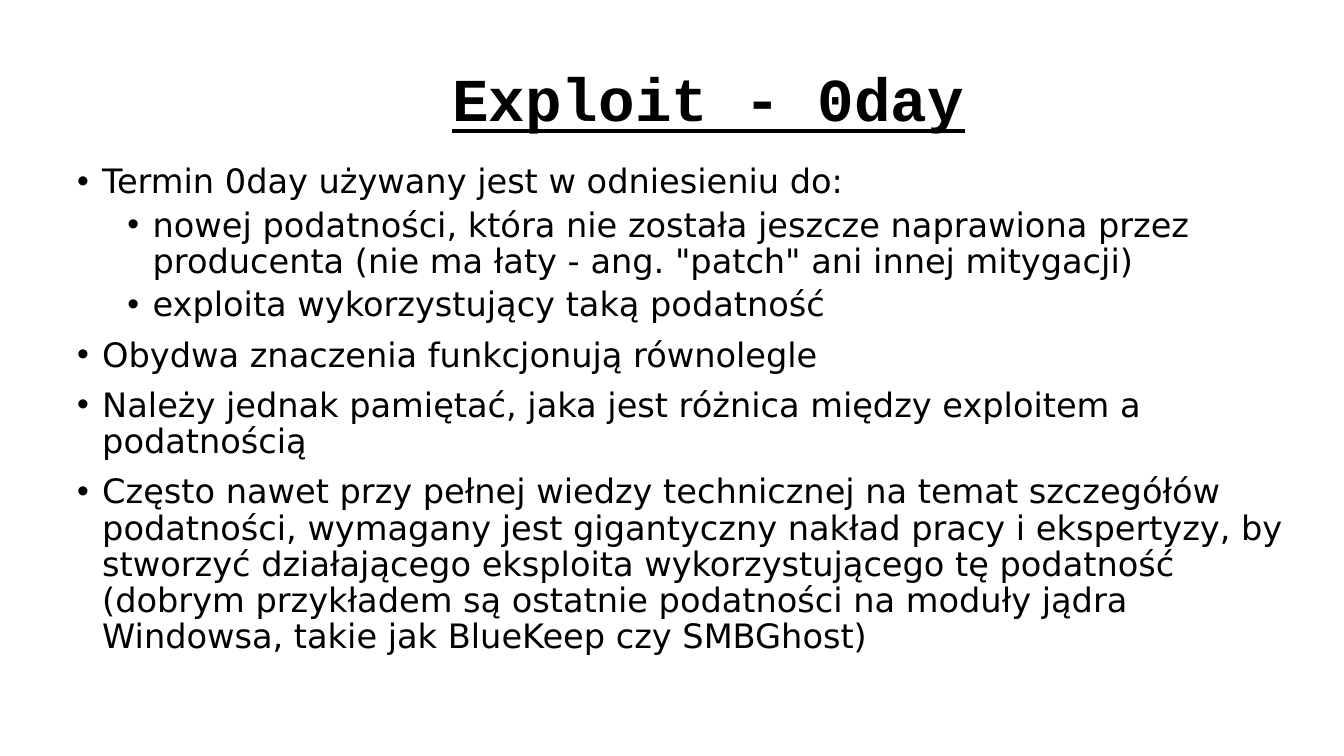
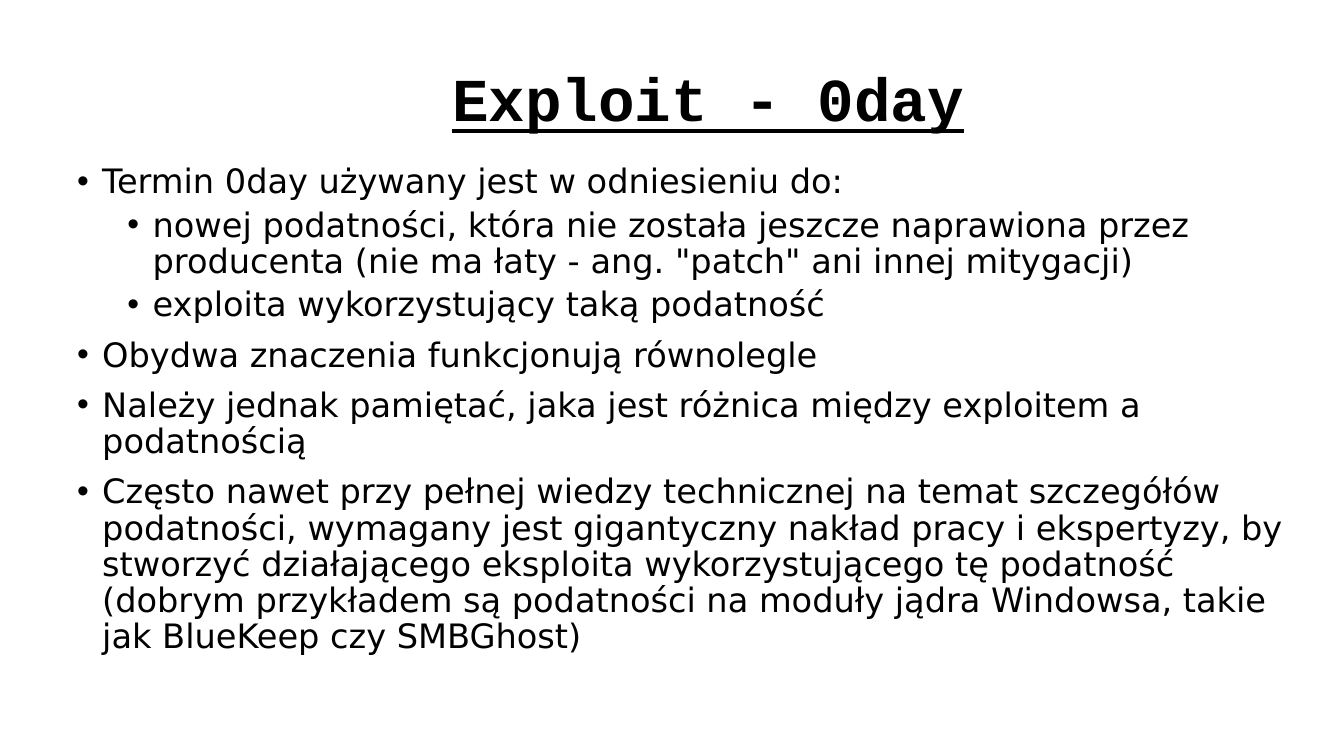
Before and after one commit to ewilded/DFIR, a slide deck: slide 75 of 2_Wprowadzenie_do_bezpieczenstwa_IT.pptx (slide 74 before the commit). Drawn at 1344x756 pixels with LibreOffice and Linux fonts; fonts in the diff are those of the drawing. Boxes give left, top, right and bottom in pixels: in the first picture for what was removed or moved away, otherwise in the second. Text is boxed around its words. In the diff, an @@ line names an element or a change of style, - is before the commit and + after.

```diff
--- a/2_Wprowadzenie_do_bezpieczenstwa_IT.pptx
+++ b/2_Wprowadzenie_do_bezpieczenstwa_IT.pptx
@@ text at box(102, 476, 1282, 655): text changed @@
-• Często nawet przy pełnej wiedzy technicznej na temat szczegółów podatności, wymagany jest gigantyczny nakład pracy i ekspertyzy, by stworzyć działającego eksploita wykorzystującego tę podatność (dobrym przykładem są ostatnie podatności na moduły jądra Windowsa, takie jak BlueKeep czy SMBGhost)
+• Często nawet przy pełnej wiedzy technicznej na temat szczegółów podatności, wymagany jest gigantyczny nakład pracy i ekspertyzy, by stworzyć działającego eksploita wykorzystującego tę podatność (dobrym przykładem są podatności na moduły jądra Windowsa, takie jak BlueKeep czy SMBGhost)
```
Also in this commit, not shown: 41 other slides changed, 1 slide added, 2 other files.
